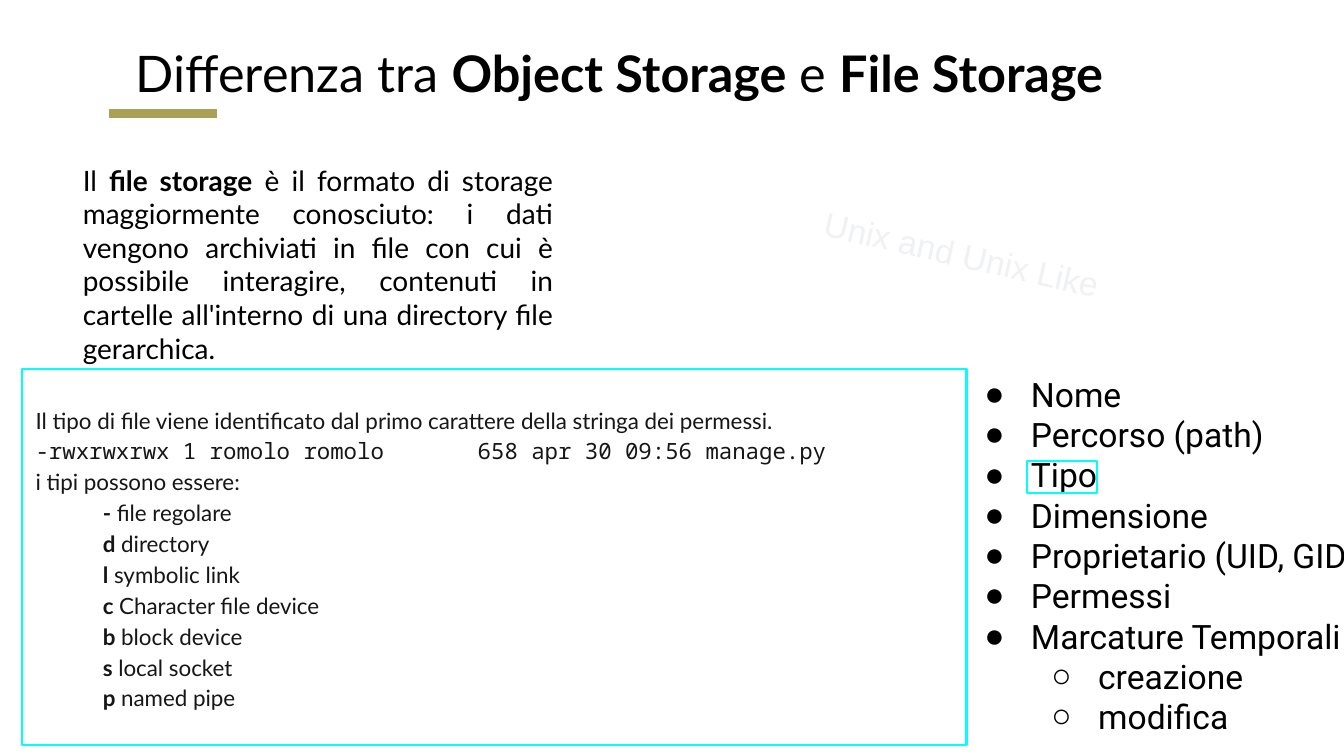
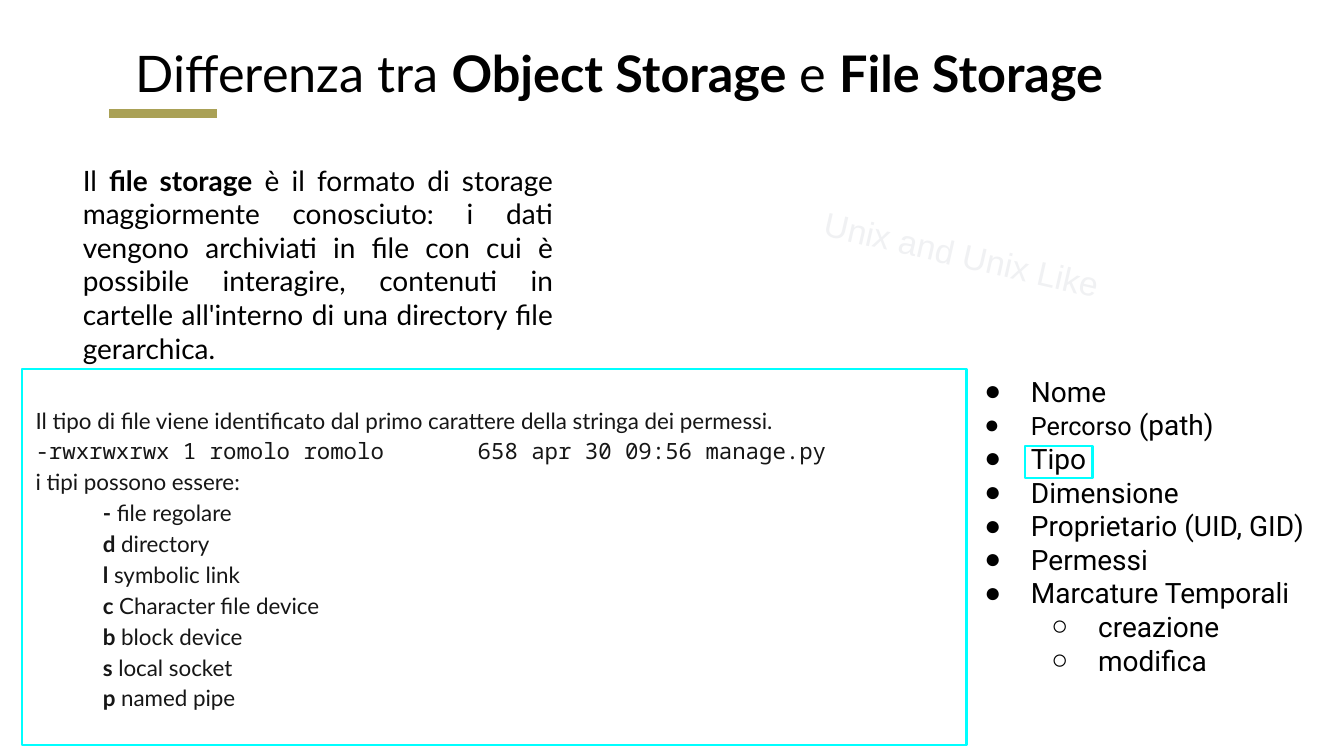
Before and after one commit to RomoloPoliti-INAF/PhDCourse2022, a slide deck: slide 45 of Cloud_Archive_and_Computation.pptx (slide 44 before the commit). Drawn at 1344x756 pixels with LibreOffice and Linux fonts; fonts in the diff are those of the drawing. Boxes give left, top, right and bottom in pixels: in the first picture for what was removed or moved away, otherwise in the second. Text is boxed around its words. In the diff, an @@ line names an element or a change of style, - is before the commit and + after.

```diff
--- a/Cloud_Archive_and_Computation.pptx
+++ b/Cloud_Archive_and_Computation.pptx
@@ text "Nome" at [1031,382,1304,672]: size 24 to 20 pt; size 24 to 18 pt in "Percorso" @@
@@ rectangle: place and size @@
-rectangle at [1027,461,1098,493]
+rectangle at [1025,446,1093,478]
```
Also in this commit, not shown: 10 other slides changed, 22 slides added.
